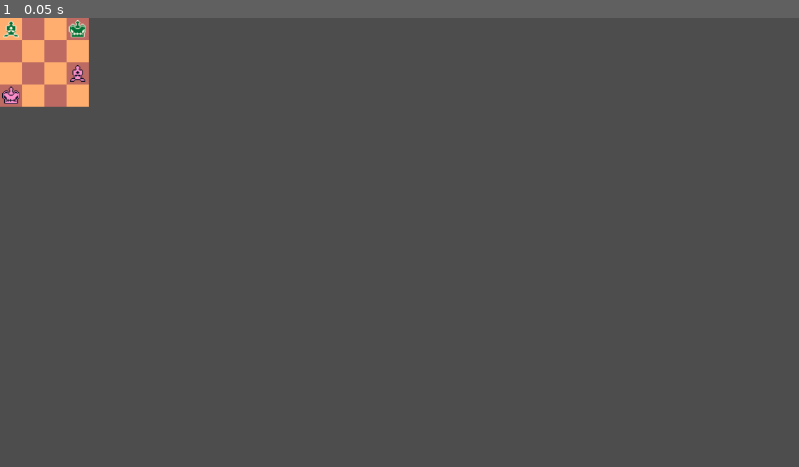
Above: before the commit, frame 1.
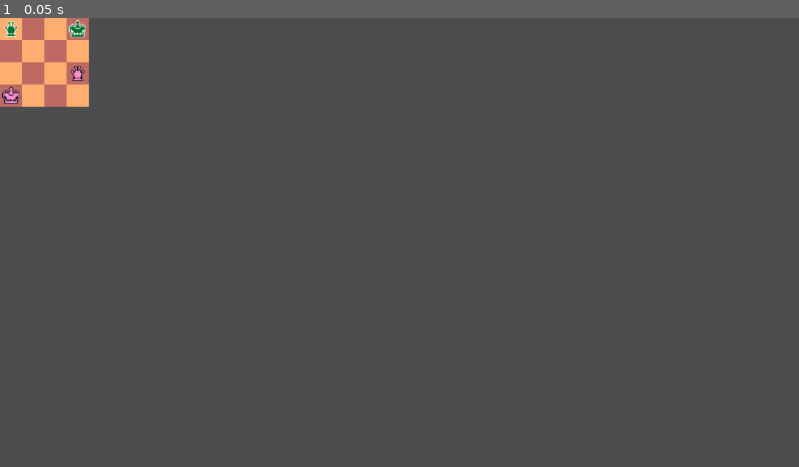
Above: after the commit, the same moment.

Repository: ivycase/GMTK2023-Final-Chess
Game: Godot game, scene res://scenes/levels/test.tscn
Same seed, same stepped clock (60 frames per second), same inputs: the game is played once before the commit and once after it. The engine's default icon, where the game draws it, is replaced by a stand-in: a white triangle on a blue panel in a dark square.
Inputs:
- Up to frame 1 (0.05 s): no input

The runs differ from the first frame. In frame 1, less than 0.1% of the frame differs, in the area x 0-11%, y 0-15%.

Commit message:
Implemented Queen

Diff:
--- a/scripts/Board.gd
+++ b/scripts/Board.gd
@@ -26,8 +26,8 @@
 
 	add_piece(Global.Type.KING, Global.Team.GREEN, Vector2i(3, 0))
 	add_piece(Global.Type.KING, Global.Team.PINK, Vector2i(0, 3))
-	add_piece(Global.Type.BISHOP, Global.Team.PINK, Vector2i(3, 2))
-	add_piece(Global.Type.BISHOP, Global.Team.GREEN, Vector2i(0, 0))
+	add_piece(Global.Type.QUEEN, Global.Team.PINK, Vector2i(3, 2))
+	add_piece(Global.Type.QUEEN, Global.Team.GREEN, Vector2i(0, 0))
 	#print("current board: ", board_matrix)
 
 func _input(_event):
@@ -164,7 +164,6 @@
 				moves.append(move)
 				i += 1
 
-	print("rook moves: ", moves)
 	return moves
 
 func get_pawn_valid_moves(piece, matrix=board_matrix, destroyed=destroyed_matrix):
--- a/scripts/Piece.gd
+++ b/scripts/Piece.gd
@@ -42,6 +42,8 @@
 			return get_knight_pattern()
 		Global.Type.ROOK:
 			return get_rook_pattern()
+		Global.Type.QUEEN:
+			return get_king_pattern()
 		Global.Type.KING:
 			return get_king_pattern()
 
